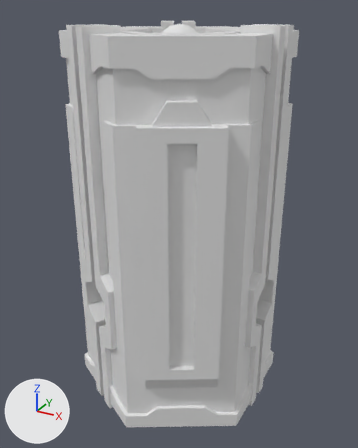
Renders of the FBX model Assets/Models/Towers/tower_block_01.fbx from each side of a commit.
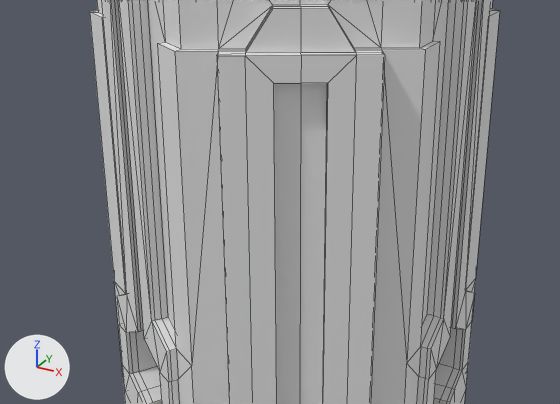
Old and new are each drawn whole from a 50 mm lens placed at (1.24, -2.25, 2.11), pointed at (0.0, 0.0, 0.98) and again close up on the part from 4% to 91% of the width and 22% to 72% of the height. Every picture has the same lights, and +X, +Y and +Z are marked at lower left. The close-ups show mesh edges as thin lines.

The first close-up shows 'tower_block_01'.
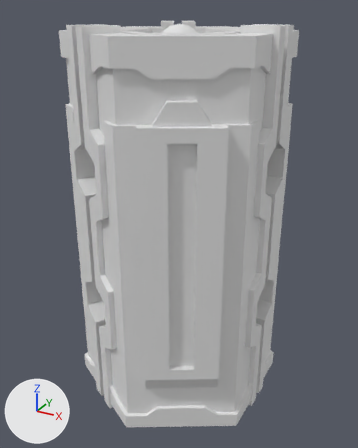
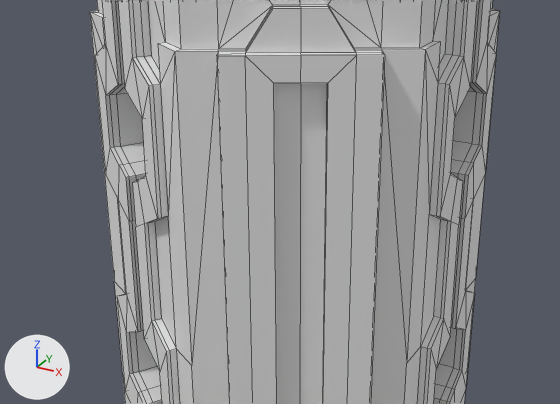
Boxes [x1, y1, x2, y2] around the edits, measured in the close-ups (560 x 404 px):
part 1 of me_tower_block_01_002, built on: before [102, 0, 229, 404]; after [90, 0, 192, 365]
part 2 of me_tower_block_01_002, built on: before [371, 0, 491, 404]; after [407, 0, 500, 362]

What the commit changed:
me_tower_block_01_002 is used by ob_tower_block_01; location (0.0, 0.0, 0.0); rotation (1.571, 0.0, 0.0), in degrees (90, 0, 0); scale (0.01, 0.01, 0.01).
me_tower_block_01_002 had 1983 vertices, 2138 faces and spanned x -55.0..53.0, y -3.0..203.0, z -60.0..60.0.
me_tower_block_01_002 now has 2217 vertices, 2396 faces and spans x -55.0..53.0, y -3.0..203.0, z -60.0..60.0.
me_tower_block_01_002 part 1: 48 vertices removed from x -50.0..0.0, y 55.0..188.0, z -58.0..58.0; 204 vertices added at x -43.0..0.0, y 45.0..160.0, z -56.0..56.0.
me_tower_block_01_002 part 2: 24 vertices removed from x 42.0..53.0, y 55.0..188.0, z -29.0..29.0; 102 vertices added at x 39.0..53.0, y 45.0..160.0, z -24.0..24.0.
